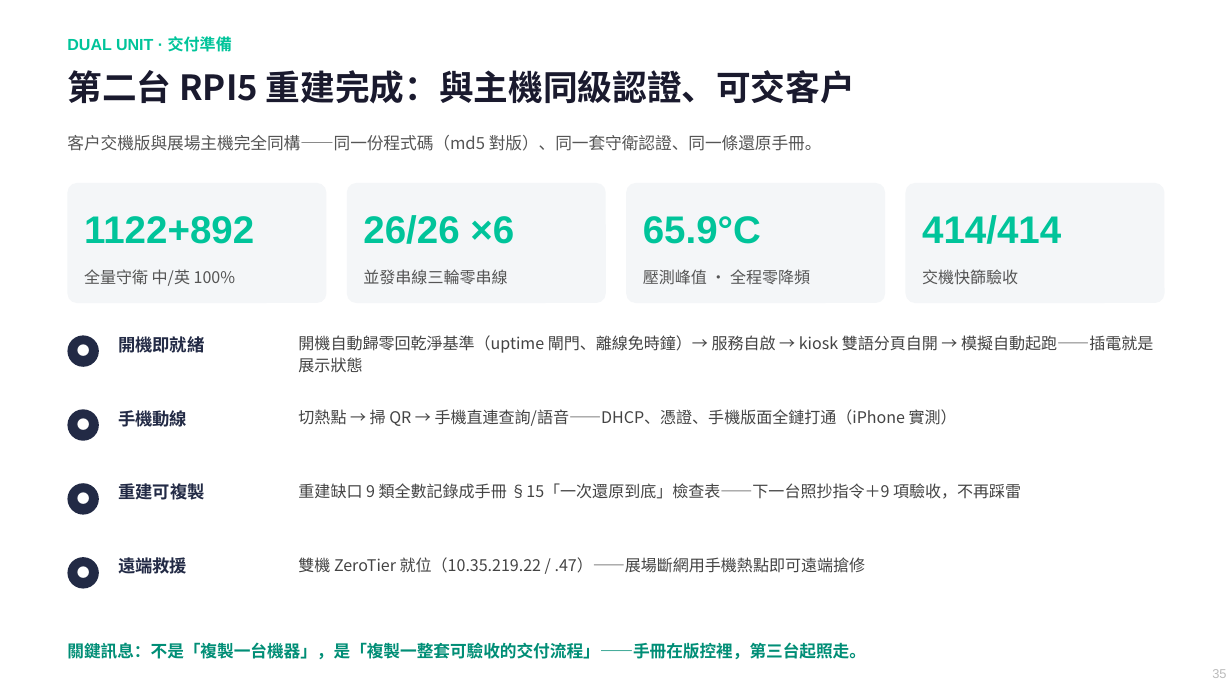
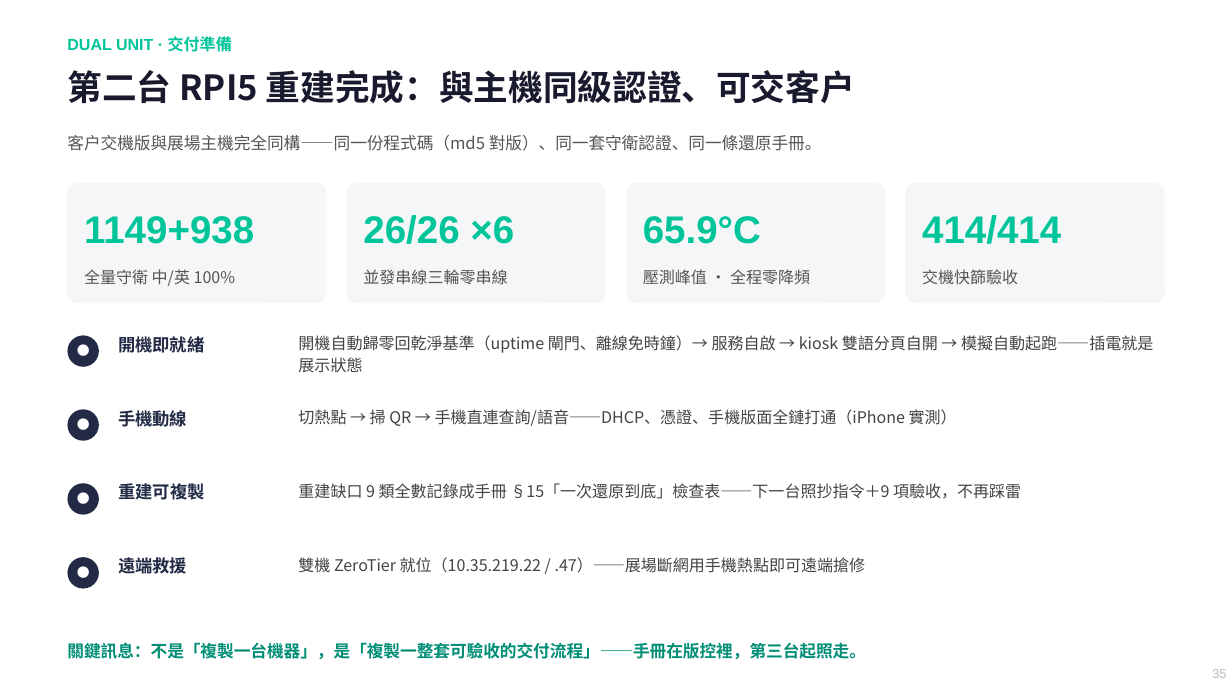
Before and after one commit to chunyen627-afk/warehouse-v2-agent, a slide deck: slide 35 of 倉管Agent_專案簡報.pptx. Drawn at 1232x693 pixels with LibreOffice and Linux fonts; fonts in the diff are those of the drawing. Boxes give left, top, right and bottom in pixels: in the first picture for what was removed or moved away, otherwise in the second. Text is boxed around its words. In the diff, an @@ line names an element or a change of style, - is before the commit and + after.

```diff
--- a/倉管Agent_專案簡報.pptx
+++ b/倉管Agent_專案簡報.pptx
@@ text at (x1=84, y1=216, x2=254, y2=244): text changed @@
-1122+892
+1149+938
```
Also in this commit, not shown: 10 other slides changed, 5 other files.
